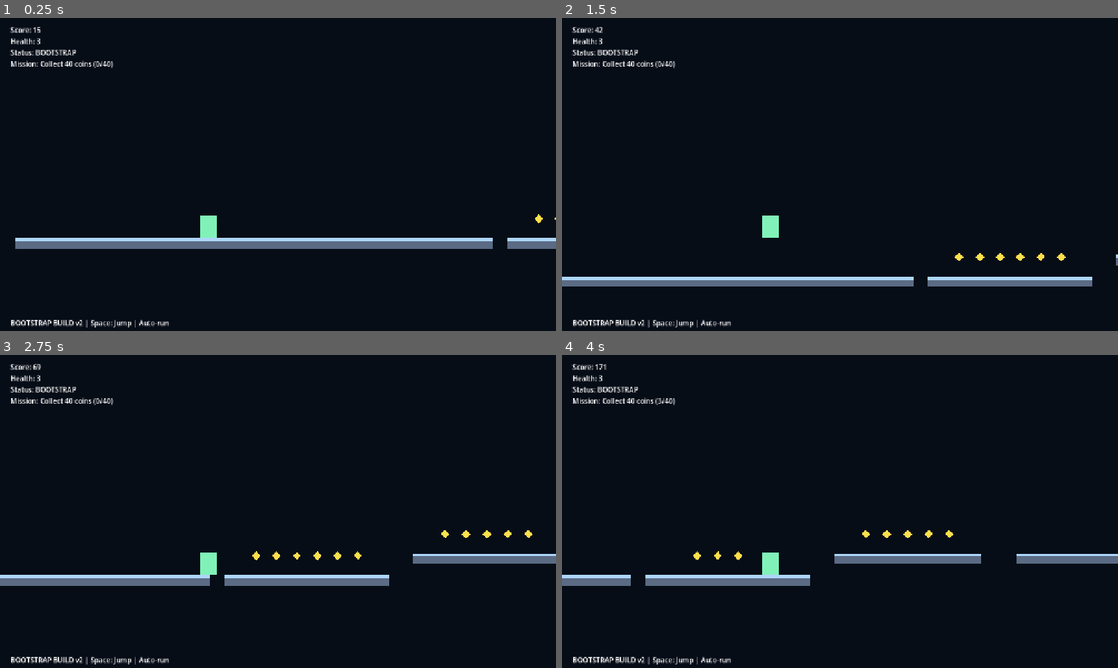
Above: before the commit, frames 1-4 (two rows, left to right).
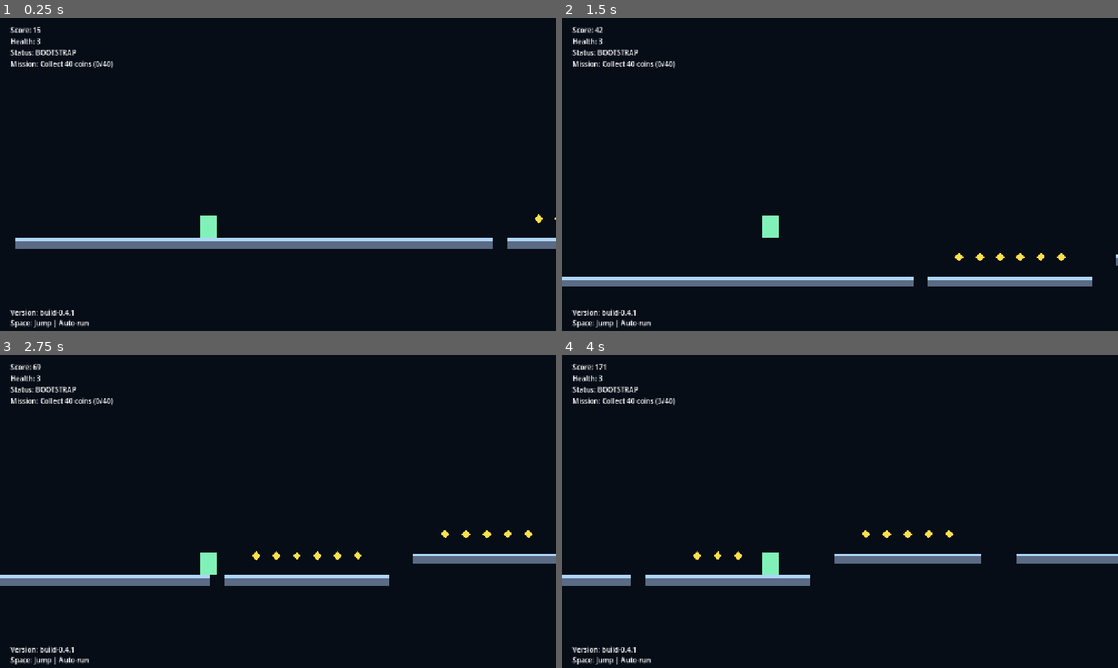
Above: after the commit, the same moments.

Repository: DKE-DEV-33/Endless-Runner-Redux
Game: Godot game, scene res://scenes/Main.tscn
Same seed, same stepped clock (60 frames per second), same inputs: the game is played once before the commit and once after it.
Inputs:
- Up to frame 1 (0.25 s): no input
- Up to frame 2 (1.5 s): tap Space (jump) at 0.77 s
- Up to frame 3 (2.75 s): tap Space (jump) at 1.52 s
- Up to frame 4 (4 s): tap Space (jump) at 3.02, 3.77 s

The runs differ from the first frame. In frame 1, 0.5% of the frame differs, in the area x 1-31%, y 92-99%; in frame 2, 0.5%; in frame 3, 0.5%; in frame 4, 0.5%.

Commit message:
Add in-game version stamp (build-0.4.1) for sync verification

Diff:
--- a/scenes/Main.tscn
+++ b/scenes/Main.tscn
@@ -62,4 +62,11 @@
 offset_top = 690.0
 offset_right = 800.0
 offset_bottom = 718.0
-text = "BOOTSTRAP BUILD v2 | Space: Jump | Auto-run"
+text = "Space: Jump | Auto-run"
+
+[node name="VersionLabel" type="Label" parent="CanvasLayer"]
+offset_left = 24.0
+offset_top = 666.0
+offset_right = 500.0
+offset_bottom = 694.0
+text = "Version: build-0.4.1"
--- a/scripts/main.gd
+++ b/scripts/main.gd
@@ -1,4 +1,5 @@
 extends Node2D
+const BUILD_VERSION: String = "build-0.4.1"
 
 const PLATFORM_THICKNESS: float = 24.0
 const PLAYER_AHEAD_SPAWN: float = 1650.0
@@ -23,6 +24,7 @@
 @onready var status_label: Label = $CanvasLayer/StatusLabel
 @onready var mission_label: Label = $CanvasLayer/MissionLabel
 @onready var info_label: Label = $CanvasLayer/InfoLabel
+@onready var version_label: Label = $CanvasLayer/VersionLabel
 
 var rng: RandomNumberGenerator = RandomNumberGenerator.new()
 var next_spawn_x: float = -120.0
@@ -60,7 +62,8 @@
 	health_label.text = "Health: %d" % health
 	status_label.text = "Status: BOOTSTRAP"
 	mission_label.text = _mission_text()
-	info_label.text = "BOOTSTRAP BUILD v2 | Space: Jump | Auto-run"
+	info_label.text = "Space: Jump | Auto-run"
+	version_label.text = "Version: %s" % BUILD_VERSION
 
 func _process(delta: float) -> void:
 	if not is_instance_valid(player):
